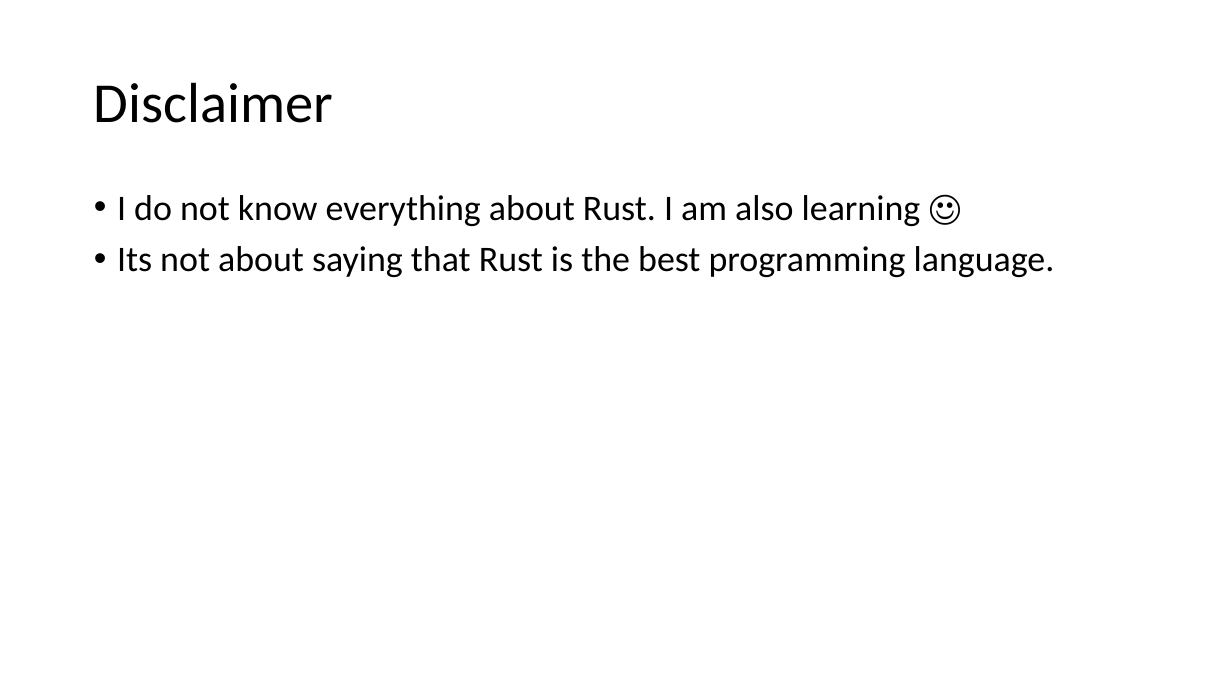
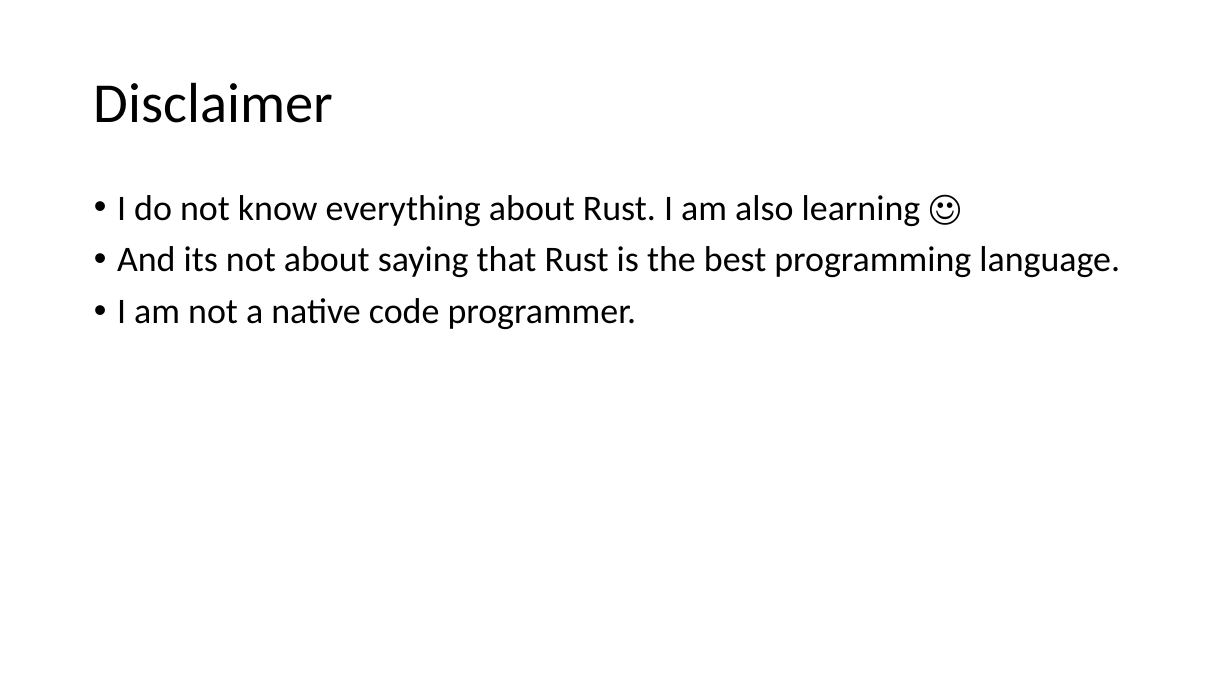
Before and after one commit to sherry-ummen/RustMeetup, a slide deck: slide 3 of Meetup03022017/RustIntroduction-FinlandMeetup.pptx. Drawn at 1232x693 pixels with LibreOffice and Linux fonts; fonts in the diff are those of the drawing. Boxes give left, top, right and bottom in pixels: in the first picture for what was removed or moved away, otherwise in the second. Text is boxed around its words. In the diff, an @@ line names an element or a change of style, - is before the commit and + after.

Commit message:
PPT updated

```diff
--- a/Meetup03022017/RustIntroduction-FinlandMeetup.pptx
+++ b/Meetup03022017/RustIntroduction-FinlandMeetup.pptx
@@ text at (117, 246, 1120, 329): text changed @@
-• Its not about saying that Rust is the best programming language.
+• And its not about saying that Rust is the best programming language.
+• I am not a native code programmer.
```
Also in this commit, not shown: 2 other slides changed, 8 slides added.
